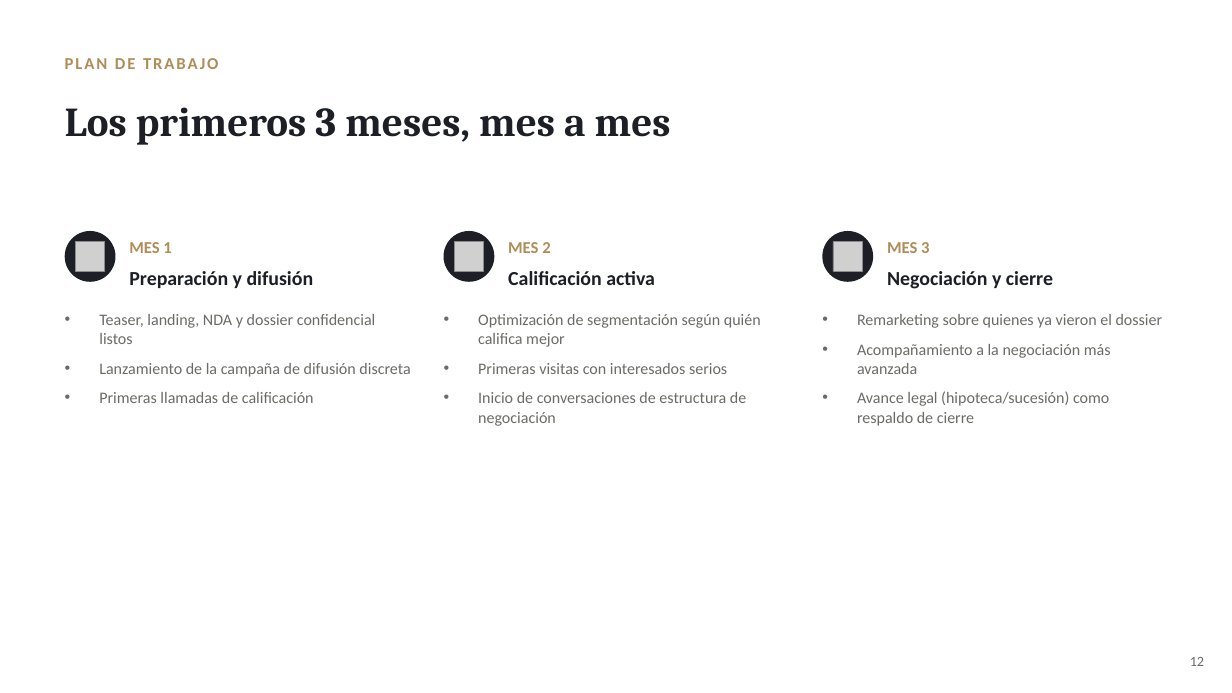
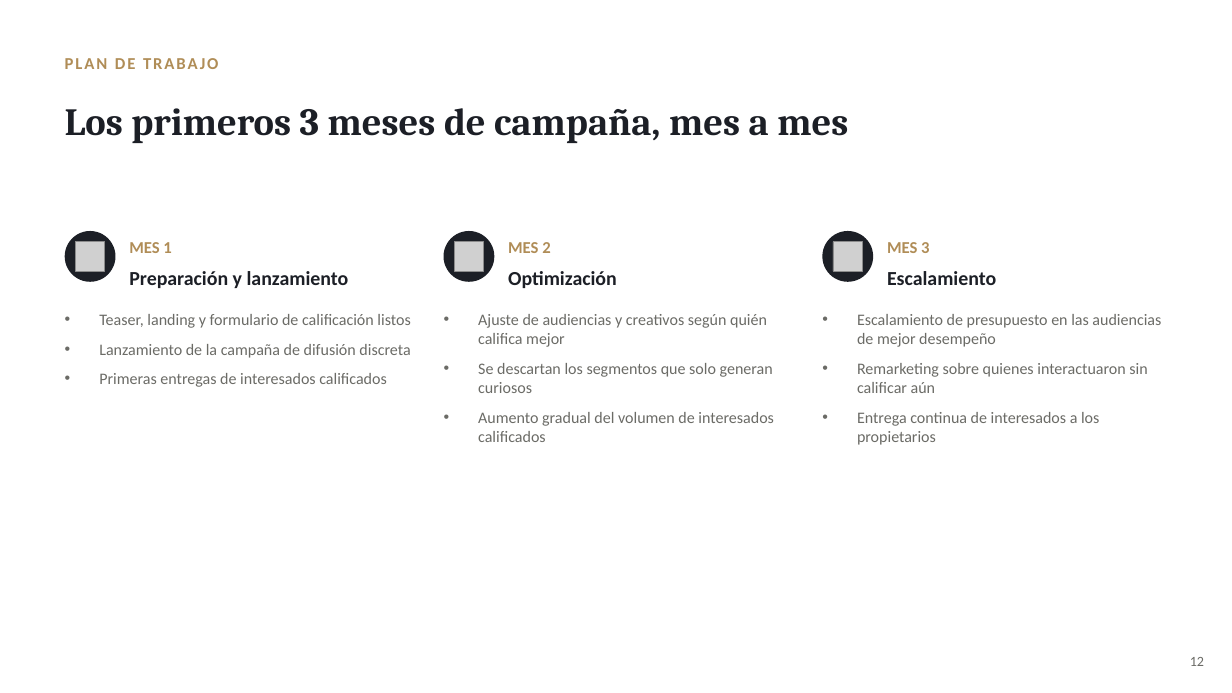
Before and after one commit to rozoerik-eng/Presentaciones-y-varios, a slide deck: slide 12 of Hosty56 - Plan de Venta (Edificio Airbnb Bogota)/Hosty56_Plan_de_Venta.pptx. Drawn at 1232x693 pixels with LibreOffice and Linux fonts; fonts in the diff are those of the drawing; grey boxes stand for pictures. Boxes give left, top, right and bottom in pixels: in the first picture for what was removed or moved away, otherwise in the second. Text is boxed around its words. In the diff, an @@ line names an element or a change of style, - is before the commit and + after.

```diff
--- a/Hosty56 - Plan de Venta (Edificio Airbnb Bogota)/Hosty56_Plan_de_Venta.pptx
+++ b/Hosty56 - Plan de Venta (Edificio Airbnb Bogota)/Hosty56_Plan_de_Venta.pptx
@@ text at bbox=[65, 108, 848, 143]: text changed; size 32 to 30 pt @@
-Los primeros 3 meses, mes a mes
+Los primeros 3 meses de campaña, mes a mes
@@ text at bbox=[129, 271, 349, 288]: text changed @@
-Preparación y difusión
+Preparación y lanzamiento
@@ text at bbox=[508, 271, 617, 288]: text changed @@
-Calificación activa
+Optimización
@@ text at bbox=[887, 271, 996, 285]: text changed @@
-Negociación y cierre
+Escalamiento
@@ text at bbox=[99, 314, 410, 328]: text changed @@
-• Teaser, landing, NDA y dossier confidencial listos
+• Teaser, landing y formulario de calificación listos
@@ text at bbox=[478, 314, 774, 442]: text changed @@
-• Optimización de segmentación según quién califica mejor
-• Primeras visitas con interesados serios
-• Inicio de conversaciones de estructura de negociación
+• Ajuste de audiencias y creativos según quién califica mejor
+• Se descartan los segmentos que solo generan curiosos
+• Aumento gradual del volumen de interesados calificados
@@ text at bbox=[857, 314, 1161, 445]: text changed @@
-• Remarketing sobre quienes ya vieron el dossier
-• Acompañamiento a la negociación más avanzada
-• Avance legal (hipoteca/sucesión) como respaldo de cierre
+• Escalamiento de presupuesto en las audiencias de mejor desempeño
+• Remarketing sobre quienes interactuaron sin calificar aún
+• Entrega continua de interesados a los propietarios
@@ text at bbox=[99, 373, 387, 387]: text changed @@
-• Primeras llamadas de calificación
+• Primeras entregas de interesados calificados
```
Also in this commit, not shown: 12 other slides changed, 2 slides added, 2 slides removed, 1 other file.
